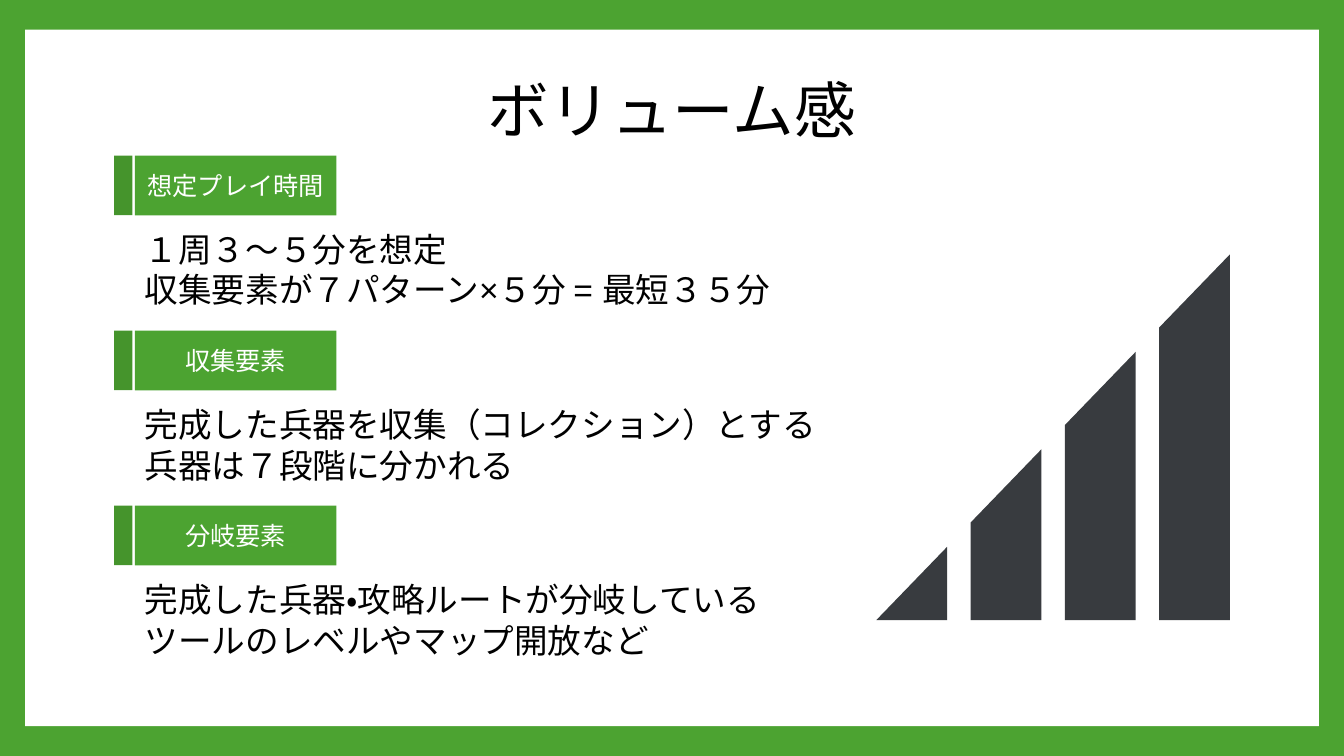
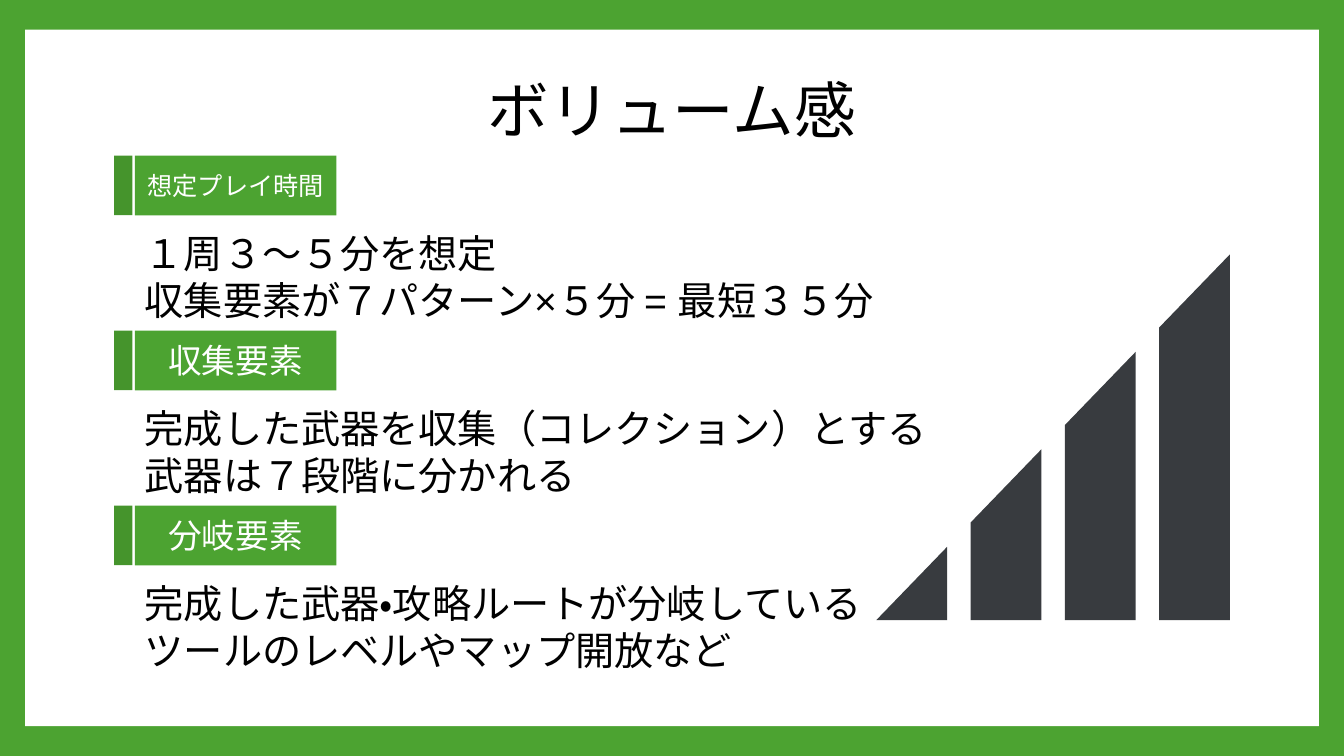
Before and after one commit to A23019/GC_A3_1, a slide deck: slide 9 of 企画/PowerPoint/REBASE_企画書.pptx. Drawn at 1344x756 pixels with LibreOffice and Linux fonts; fonts in the diff are those of the drawing; background and template pictures are left out. Boxes give left, top, right and bottom in pixels: in the first picture for what was removed or moved away, otherwise in the second. Text is boxed around its words. In the diff, an @@ line names an element or a change of style, - is before the commit and + after.

```diff
--- a/企画/PowerPoint/REBASE_企画書.pptx
+++ b/企画/PowerPoint/REBASE_企画書.pptx
@@ text "１周３～５分を想定" at [145,235,874,318]: size 24 to 28 pt @@
@@ freeform shape "収集要素" at [135,331,337,390]: size 18 to 24 pt @@
@@ text at [145,409,927,494]: text changed; size 24 to 28 pt @@
-完成した兵器を収集（コレクション）とする
-兵器は７段階に分かれる
+完成した武器を収集（コレクション）とする
+武器は７段階に分かれる
@@ freeform shape "分岐要素" at [135,506,337,566]: size 18 to 24 pt @@
@@ text at [145,585,862,622]: text changed; size 24 to 28 pt @@
-完成した兵器・攻略ルートが分岐している
+完成した武器・攻略ルートが分岐している
@@ text at [145,632,732,669]: size 24 to 28 pt in "ツールのレベルやマップ開放など" @@
```
Also in this commit, not shown: 12 other slides changed, 3 slides added, 2 slides removed.
